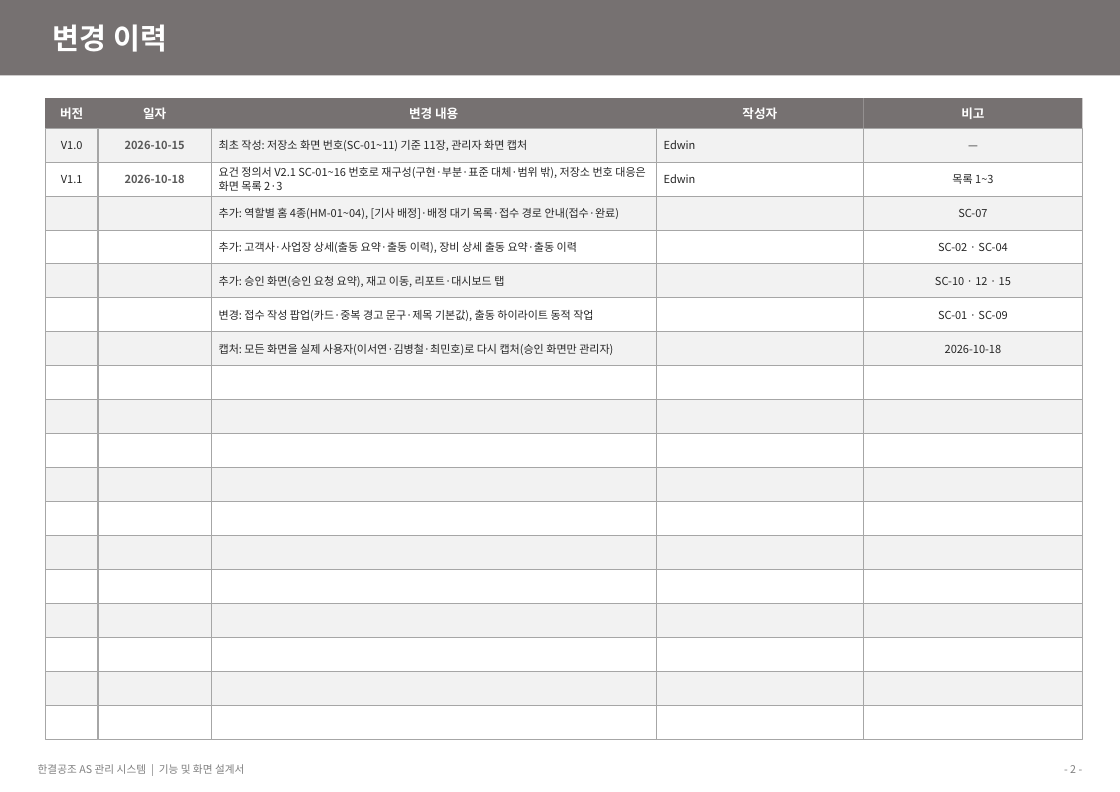
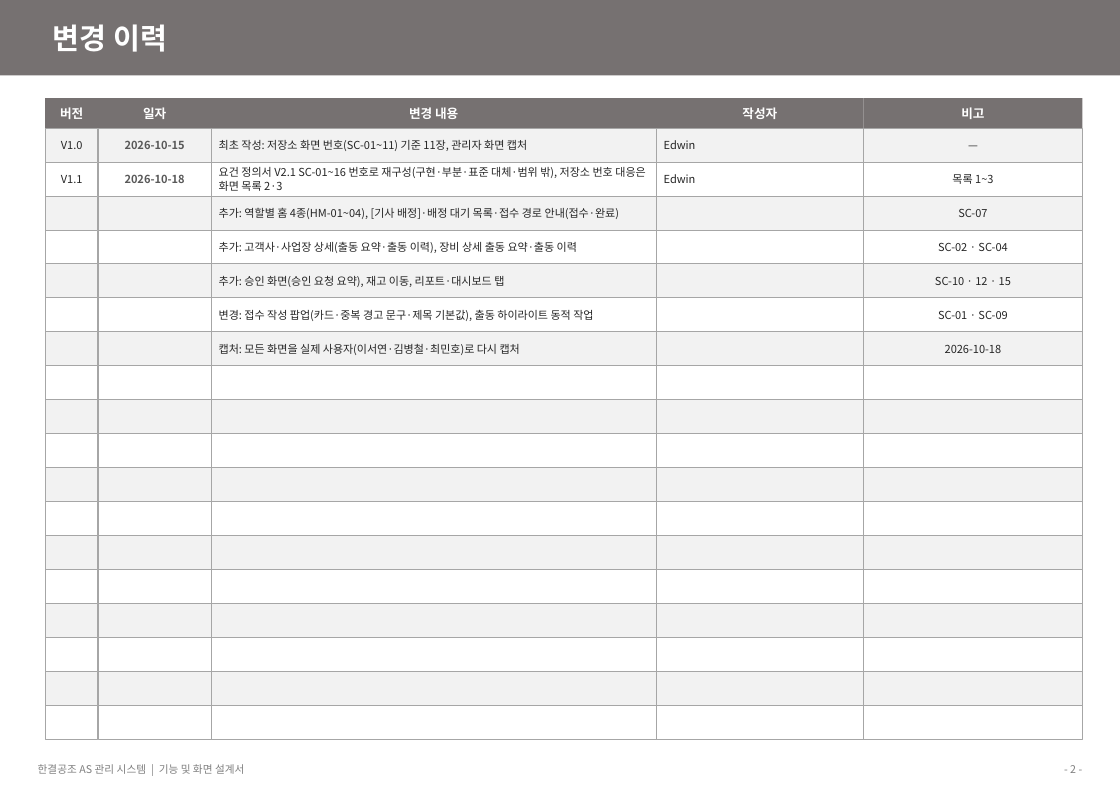
Before and after one commit to dlgkrals/sfdc-onboarding, a slide deck: slide 2 of docs/산출물/03_한결공조_AS관리_기능및화면설계서_V1.1.pptx. Drawn at 1120x792 pixels with LibreOffice and Linux fonts; fonts in the diff are those of the drawing. Boxes give left, top, right and bottom in pixels: in the first picture for what was removed or moved away, otherwise in the second. Text is boxed around its words. In the diff, an @@ line names an element or a change of style, - is before the commit and + after.

Commit message:
화면 설계서 V1.1: 승인 장 캡처를 김병철 화면으로(승인할 항목 + 승인 화면, 출동 00000056)

```diff
--- a/docs/산출물/03_한결공조_AS관리_기능및화면설계서_V1.1.pptx
+++ b/docs/산출물/03_한결공조_AS관리_기능및화면설계서_V1.1.pptx
@@ text at [219, 344, 520, 355]: text changed @@
-캡처: 모든 화면을 실제 사용자(이서연·김병철·최민호)로 다시 캡처(승인 화면만 관리자)
+캡처: 모든 화면을 실제 사용자(이서연·김병철·최민호)로 다시 캡처
```
Also in this commit, not shown: 1 other slide changed.
